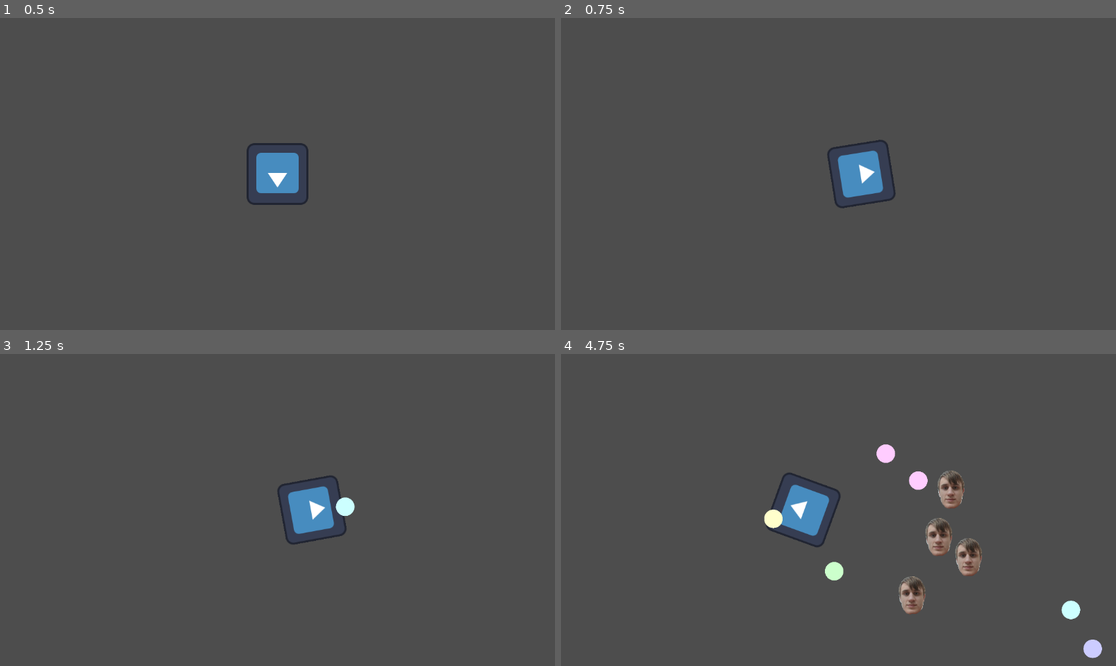
Above: before the commit, frames 1-4 (two rows, left to right).
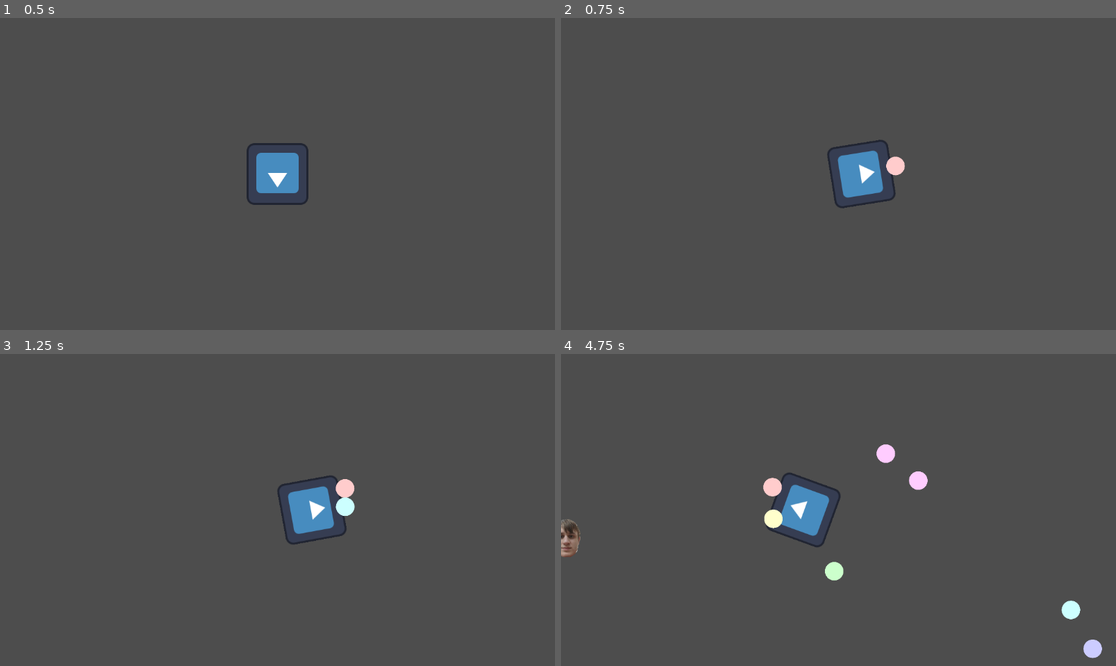
Above: after the commit, the same moments.

Repository: laniro/Birminghack26
Game: Godot game, scene res://Scenes/game.tscn
Same seed, same stepped clock (60 frames per second), same inputs: the game is played once before the commit and once after it. The engine's default icon, where the game draws it, is replaced by a stand-in: a white triangle on a blue panel in a dark square.
Inputs (mouse positions are in pixels of both pictures, inside the frame that each line leads up to):
- Up to frame 1 (0.5 s): no input
- Up to frame 2 (0.75 s): move the mouse to (960, 158) at 0.52 s; hold D (moveRight) from 0.53 s (still down); click (960, 158) at 0.6 s
- Up to frame 3 (1.25 s): keep holding D (moveRight); tap E (summon) at 0.8 s
- Up to frame 4 (4.75 s): move the mouse to (727, 525) at 1.27 s; release D (moveRight) at 1.28 s; hold S (moveDown) 1.28-2.03 s; tap E (summon) at 1.35, 2.3, 2.85, 3.8, 4.35 s; click (727, 525) at 1.55 s; move the mouse to (894, 441) at 2.02 s; hold D (moveRight) 2.03-2.78 s; click (894, 441) at 2.1 s; move the mouse to (810, 572) at 2.77 s; hold W (moveUp) 2.78-3.53 s; click (810, 572) at 3.05 s; move the mouse to (1005, 556) at 3.52 s; hold A (moveLeft) from 3.53 s (still down); click (1005, 556) at 3.6 s; move the mouse to (672, 463) at 4.27 s; click (672, 463) at 4.55 s

Frame 1 is identical in both runs. In frame 2, 0.2% of the frame differs, in the area x 58-62%, y 44-51%; in frame 3, 0.2%; in frame 4, 2.1%, in the area x 0-76%, y 37-84%.

Commit message:
Added a gun and fixed enemy-player interactions

Diff:
--- /dev/null
+++ b/birminghack/Scenes/Bullet.tscn
@@ -0,0 +1,21 @@
+[gd_scene format=3 uid="uid://ey7sr01reoc0"]
+
+[ext_resource type="Script" uid="uid://sm7oyjmi8whb" path="res://Scripts/bullet.gd" id="1_vlxeq"]
+[ext_resource type="Texture2D" uid="uid://d23i8dah0aigv" path="res://Graphics/Orb6.png" id="2_14k46"]
+
+[sub_resource type="RectangleShape2D" id="RectangleShape2D_17xbw"]
+
+[node name="Bullet" type="Area2D" unique_id=699761676]
+collision_layer = 4
+collision_mask = 2
+script = ExtResource("1_vlxeq")
+
+[node name="CollisionShape2D" type="CollisionShape2D" parent="." unique_id=1216011397]
+shape = SubResource("RectangleShape2D_17xbw")
+
+[node name="Sprite2D" type="Sprite2D" parent="." unique_id=53704752]
+scale = Vector2(0.3, 0.3)
+texture = ExtResource("2_14k46")
+
+[connection signal="area_entered" from="." to="." method="_on_area_entered"]
+[connection signal="body_entered" from="." to="." method="_on_body_entered"]
--- a/birminghack/Scenes/ExperienceOrb.tscn
+++ b/birminghack/Scenes/ExperienceOrb.tscn
@@ -94,5 +94,6 @@
 script = ExtResource("1_et3x6")
 
 [node name="AnimatedSprite2D" type="AnimatedSprite2D" parent="." unique_id=1628973560]
+scale = Vector2(0.1, 0.1)
 sprite_frames = SubResource("SpriteFrames_e7m4r")
 frame_progress = 0.27445462
--- a/birminghack/Scenes/enemies.tscn
+++ b/birminghack/Scenes/enemies.tscn
@@ -20,4 +20,5 @@
 scale = Vector2(0.5, 0.5)
 texture = ExtResource("1_444oi")
 
+[connection signal="area_entered" from="." to="." method="_on_area_entered"]
 [connection signal="body_entered" from="." to="." method="_on_body_entered"]
--- a/birminghack/Scenes/game.tscn
+++ b/birminghack/Scenes/game.tscn
@@ -21,4 +21,7 @@
 
 [node name="Enemies" type="Node" parent="." unique_id=183761389]
 
+[node name="Bullets" type="Node" parent="." unique_id=1223986288]
+
+[connection signal="shoot" from="Player" to="." method="_on_player_shoot"]
 [connection signal="timeout" from="Timer" to="." method="_on_timer_timeout"]
--- a/birminghack/Scenes/orb.tscn
+++ b/birminghack/Scenes/orb.tscn
@@ -1,6 +1,5 @@
 [gd_scene format=3 uid="uid://deuvxp82bcy4i"]
 
-[ext_resource type="Texture2D" uid="uid://b4nxr0mvpcfnh" path="res://enemies.png" id="1_caui3"]
 [ext_resource type="Script" uid="uid://koi348gji1by" path="res://Scripts/orb.gd" id="1_ryljl"]
 
 [sub_resource type="CircleShape2D" id="CircleShape2D_ryljl"]
@@ -12,7 +11,6 @@
 
 [node name="Sprite" type="Sprite2D" parent="." unique_id=1961877531]
 scale = Vector2(0.3, 0.3)
-texture = ExtResource("1_caui3")
 
 [node name="CollisionShape2D" type="CollisionShape2D" parent="." unique_id=1106397787]
 scale = Vector2(2, 2)
--- a/birminghack/Scenes/player.tscn
+++ b/birminghack/Scenes/player.tscn
@@ -20,6 +20,10 @@
 [node name="Timer" type="Timer" parent="." unique_id=557621179]
 autostart = true
 
+[node name="BulletStart" type="Marker2D" parent="." unique_id=1265642229]
+position = Vector2(0, -72)
+
+[connection signal="area_entered" from="." to="." method="_on_area_entered"]
 [connection signal="body_entered" from="." to="." method="_on_body_entered"]
 [connection signal="hit" from="." to="." method="_on_hit"]
 [connection signal="timeout" from="Timer" to="." method="_on_timer_timeout"]
--- a/birminghack/Scenes/weapon.tscn
+++ /dev/null
@@ -1,10 +0,0 @@
-[gd_scene format=3 uid="uid://ey7sr01reoc0"]
-
-[sub_resource type="RectangleShape2D" id="RectangleShape2D_17xbw"]
-
-[node name="Weapon" type="Area2D" unique_id=699761676]
-collision_layer = 4
-collision_mask = 2
-
-[node name="CollisionShape2D" type="CollisionShape2D" parent="." unique_id=1216011397]
-shape = SubResource("RectangleShape2D_17xbw")
--- /dev/null
+++ b/birminghack/Scripts/bullet.gd
@@ -0,0 +1,20 @@
+extends Area2D
+
+var direction
+@export var speed = 400
+
+# Called when the node enters the scene tree for the first time.
+func _ready() -> void:
+	look_at(get_global_mouse_position())
+	var angle = global_position.angle_to_point(get_global_mouse_position())
+	direction = Vector2(cos(angle), sin(angle))
+
+
+# Called every frame. 'delta' is the elapsed time since the previous frame.
+func _process(delta: float) -> void:
+	position += direction * speed * delta
+
+
+func _on_area_entered(area: Area2D) -> void:
+	area.kill()
+	queue_free()
--- a/birminghack/Scripts/enemies.gd
+++ b/birminghack/Scripts/enemies.gd
@@ -18,22 +18,23 @@
 func _process(delta: float) -> void:
 	var vector_to_player = player.position - position
 
-	if vector_to_player.length() < 50:
-		collision.emit(1, false)
-		summonXP()
-		queue_free()
-
 	vector_to_player = vector_to_player.normalized()
 
 	var velocity = vector_to_player * delta * enemyspeed
 	position += velocity
 
-
-func _on_body_entered(body: Node2D) -> void:
-	print("Body Entered")
-	collision.emit()
-
 func summonXP() -> void:
 	var xp = xp_scene.instantiate()
 	get_tree().current_scene.add_child(xp)
 	xp.initiate(self)
+
+func kill():
+	summonXP()
+	queue_free()
+
+
+
+
+func _on_area_entered(area: Area2D) -> void:
+	collision.emit()
+	queue_free()
--- a/birminghack/Scripts/game.gd
+++ b/birminghack/Scripts/game.gd
@@ -1,8 +1,9 @@
 extends Node2D
 
-@export var enemy_distance = 100
-@export var enemy_speed = 100
+@export var enemy_distance = 1500
+@export var enemy_speed = 300
 var enemy_scene: PackedScene = load("res://Scenes/enemies.tscn")
+var bullet_scene: PackedScene = load("res://Scenes/Bullet.tscn")
 var wave_count = 1
 var player
 
@@ -68,3 +69,9 @@
 func on_enemy_collision(dmg, isTrue):
 	print("Enemy collided")
 	$Player.Hit(dmg, isTrue)
+
+
+func _on_player_shoot(pos: Variant) -> void:
+	var bullet = bullet_scene.instantiate()
+	bullet.position = pos
+	$Bullets.add_child(bullet)
--- a/birminghack/Scripts/orb.gd
+++ b/birminghack/Scripts/orb.gd
@@ -14,7 +14,7 @@
 preload("res://Graphics/Orb3.png"),
 preload("res://Graphics/Orb4.png"),
 preload("res://Graphics/Orb5.png"),
-preload("res://Graphics/Orb6.png"),]
+preload("res://Graphics/Orb6.png")]
 
 # Called when the node enters the scene tree for the first time.
 func _ready() -> void:
--- a/birminghack/Scripts/player.gd
+++ b/birminghack/Scripts/player.gd
@@ -12,6 +12,7 @@
 #var screensize
 
 signal hit
+signal shoot(pos)
 
 var orb_scene: PackedScene = load("res://Scenes/orb.tscn")
 
@@ -43,6 +44,9 @@
 
 	if Input.is_action_just_pressed("summon"):
 		summonOrb()
+
+	if Input.is_action_just_pressed("attack"):
+		shoot.emit($BulletStart.global_position)
 
 
 func _on_body_entered(body: Node2D) -> void:
Not shown: 1 places in birminghack/Scenes/ExperienceOrb.tscn that only renumber resources
Not shown, added: birminghack/Scripts/bullet.gd.uid
